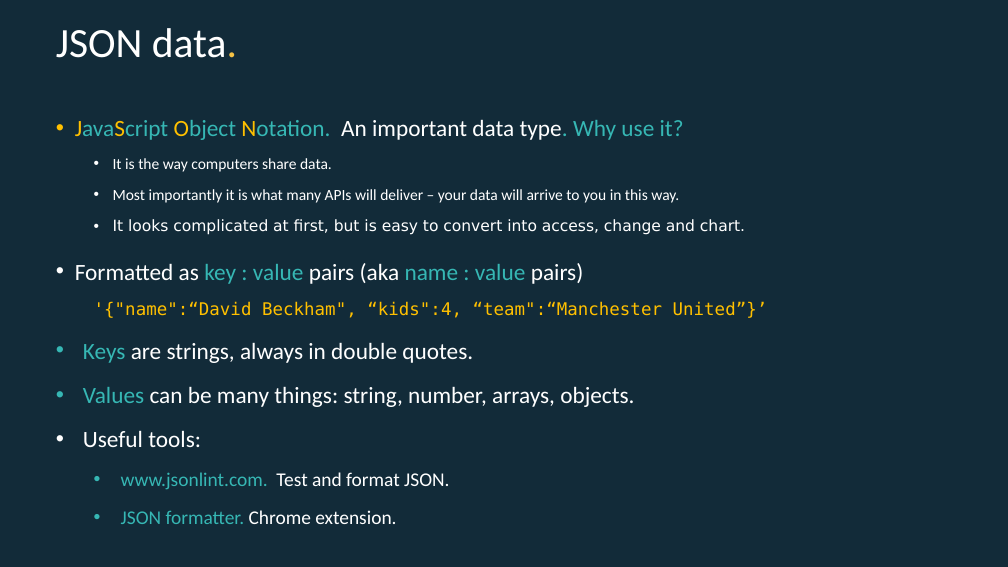
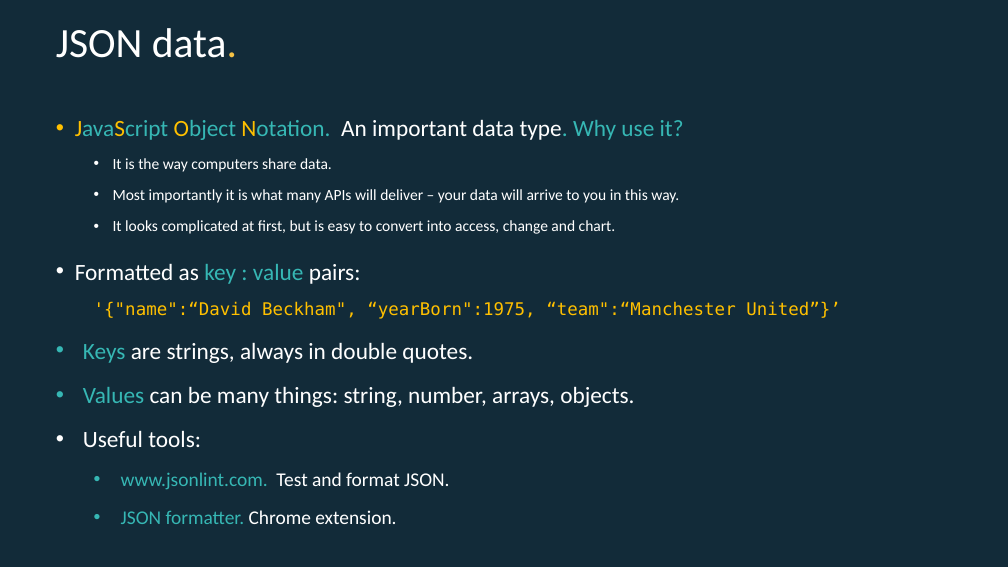
Before and after one commit to EconomicsObservatory/courses, a slide deck: slide 16 of 1/1_Charts_as_data.pptx (slide 15 before the commit). Drawn at 1008x567 pixels with LibreOffice and Linux fonts; fonts in the diff are those of the drawing. Boxes give left, top, right and bottom in pixels: in the first picture for what was removed or moved away, otherwise in the second. Text is boxed around its words. In the diff, an @@ line names an element or a change of style, - is before the commit and + after.

```diff
--- a/1/1_Charts_as_data.pptx
+++ b/1/1_Charts_as_data.pptx
@@ text at (113, 220, 616, 234): font DejaVu Sans to Calibri in "It looks complicated at first, but is ..." @@
@@ text at (75, 263, 841, 319): text changed @@
-• Formatted as key : value pairs (aka name : value pairs)
-  '{"name":“David Beckham", “kids":4, “team":“Manchester United”}’
+• Formatted as key : value pairs:
+  '{"name":“David Beckham", “yearBorn":1975, “team":“Manchester United”}’
```
Also in this commit, not shown: 6 other slides changed, 20 slides added, 6 slides removed.
